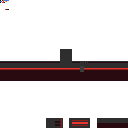
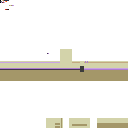
Layer changes from the first 128x128 image to the second:
added layer "colorsC" above "colorsB" over (0, 0, 128, 128)
hid "colorsB", painted on it over (0, 0, 128, 128)
